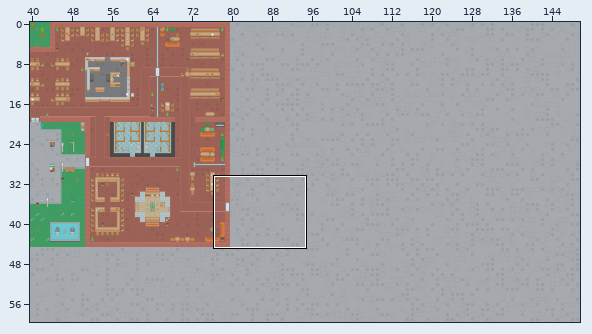
Two states of a Tiled map, app/assets/MapLib.tmx. Above: a wide view before the commit, with the close-up outlined.
Close-up. The starting point:
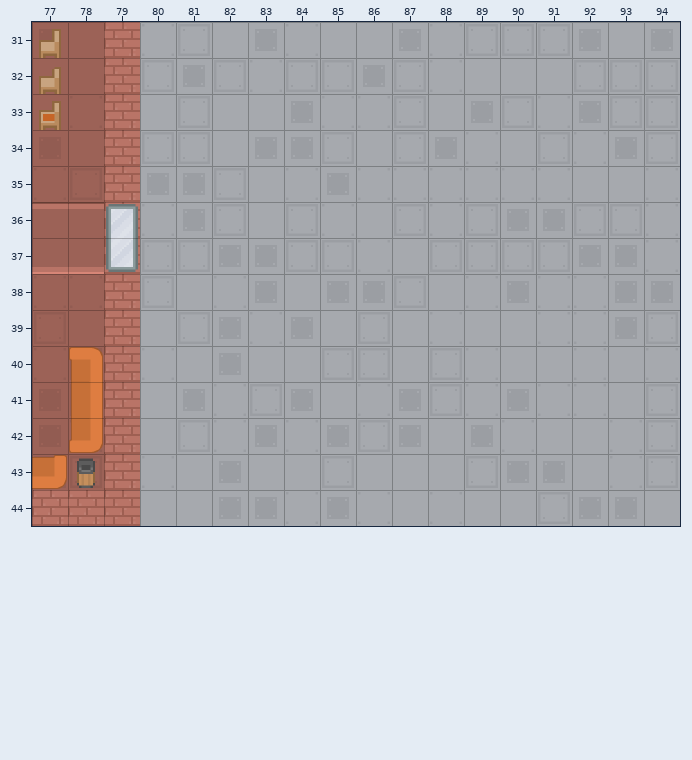
Cells are 64x64 px. Shown: x 77..94, y 31..44. The commit also changed other parts of the map, which this record leaves out.
Now the later version:
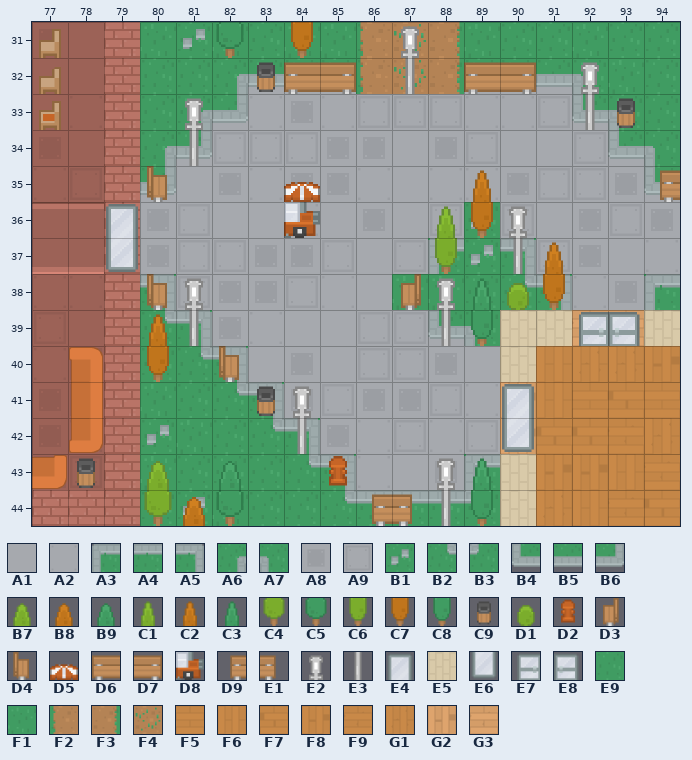
Key: from "City": A1 22, A2 23, A3 32, A4 33, A5 34, A6 35, A7 36, A8 59, A9 60, B1 70, B2 72, B3 73, B4 106, B5 107, B6 108, B7 401, B8 402, B9 403, C1 404, C2 405, C3 406, C4 438, C5 440, C6 441, C7 442, C8 443, C9 497, D1 512, D2 533, D3 535, D4 536, D5 553, D6 572, D7 573, D8 590, D9 609, E1 610, E2 633, E3 634, E4 696, E5 744, E6 770, E7 878, E8 879, E9 888, F1 889, F2 972, F3 974, F4 1008; from "Shooter": F5 41, F6 42, F7 43, F8 44, F9 45, G1 46, G2 98, G3 99.
__ is an empty cell, ## one hidden under a higher layer.
Changes in this commit:
Layer "Ground":
y 31: x 80..94 A2 A9 A1 A8 A2 A1 A1 A8 A2 A9 A9 A9 A8 A1 A8 -> F1 B1 F1 E9 F1 F1 ## F4 ## F1 E9 E9 F1 E9 E9
y 32: x 80..94 A9 A8 A9 A2 A9 A9 A8 A9 A2 A1 A1 A1 A9 A9 A9 -> E9 E9 ## ## ## ## ## F4 ## ## ## ## ## F1 E9
y 33: x 80..82 A1 A9 A1 -> E9 ## ##; x 92..94 A8 A9 A9 -> ## ## E9
y 34: x 80..81 A9 A9 -> ## ##; x 93..94 A8 A9 -> ## ##
y 35: x 80 A8 -> ##; x 84 A2 -> A8; x 94 A2 -> ##
y 36: x 84 A9 -> A2; x 88..90 A2 A9 A8 -> A9 ## A9
y 37: x 88..90 A9 A9 A9 -> E9 B1 E9
y 38: x 80..81 A9 A1 -> B1 A9; x 87..91 A9 A1 A2 A8 A2 -> F1 F1 E9 ## E9; x 94 A8 -> E9
y 39: x 80..81 A1 A9 -> ## E9; x 88..94 A2 A1 A1 A2 A2 A8 A9 -> ## ## E5 E5 G3 G3 E5
y 40: x 80..82 A2 A1 A8 -> E9 ## F1; x 90..94 A1 A1 A2 A1 A2 -> E5 F6 G1 G1 F8
y 41: x 80..83 A1 A8 A2 A9 -> F1 E9 ## E9; x 90..94 A8 A2 A2 A1 A9 -> G2 F6 F5 F7 F5
y 42: x 80..84 A1 A9 A2 A8 A2 -> B1 F1 E9 ## E9; x 90..94 A2 A1 A1 A2 A9 -> G2 F7 F7 F9 G1
y 43: x 80..85 A2 A1 A8 A1 A1 A9 -> F1 E9 E9 E9 ## E9; x 88..94 A1 A9 A8 A8 A1 A2 A9 -> A8 E9 E5 F8 F8 F6 F9
y 44: x 80..94 A1 A1 A8 A8 A2 A8 A2 A1 A2 A1 A1 A9 A8 A8 A1 -> E9 B1 F1 E9 E9 ## ## ## ## ## E5 G1 F6 F9 F7
Layer "Roadmarker":
y 32: x 82..85 __ __ __ __ -> A6 A1 A1 A1; x 89..92 __ __ __ __ -> A1 A1 A1 A7
y 33: x 81..82 __ __ -> A6 A1; x 92..93 __ __ -> A1 A7
y 34: x 80..81 __ __ -> A6 A1; x 93..94 __ __ -> A1 A7
y 35: x 80 __ -> A1; x 94 __ -> A1
y 36: x 89 __ -> B1
y 37: x 88 __ -> A3; x 90 __ -> A5
y 38: x 80 __ -> A5; x 90..91 __ __ -> B2 A5; x 94 __ -> A3
y 39: x 80..81 __ __ -> B2 A5; x 88..89 __ __ -> A1 A7
y 40: x 81..82 __ __ -> B2 A5
y 41: x 82..83 __ __ -> B2 A5
y 42: x 83..84 __ __ -> B2 A5
y 43: x 84..85 __ __ -> B2 A5; x 89 __ -> A3
y 44: x 85..89 __ __ __ __ __ -> B2 A4 A4 A4 B3
Layer "Environment":
y 31: x 82 __ -> C5; x 84 __ -> C7; x 86..88 __ __ __ -> F2 E2 F3
y 32: x 83..86 __ __ __ __ -> B5 B5 B5 F2; x 88..92 __ __ __ __ __ -> F3 B5 B5 B5 E2
y 33: x 81..82 __ __ -> E2 B6; x 92..93 __ __ -> B4 C9
y 34: x 81 __ -> B6; x 93 __ -> B4
y 35: x 80 __ -> B6; x 84 __ -> D5; x 89 __ -> C2; x 94 __ -> B4
y 36: x 84 __ -> D8; x 88..90 __ __ __ -> C1 C7 E2
y 37: x 88 __ -> C6; x 90..91 __ __ -> E3 C2
y 38: x 80..81 __ __ -> A5 E2; x 87..91 __ __ __ __ __ -> D3 E2 C3 D1 C7
y 39: x 80..81 __ __ -> C2 E3; x 88..89 __ __ -> B4 C8
y 40: x 80 __ -> C7; x 82 __ -> D4
y 41: x 83..84 __ __ -> C9 E2
y 42: x 84 __ -> E3
y 43: x 80 __ -> B7; x 82 __ -> B9; x 85 __ -> D2; x 88..89 __ __ -> E2 C3
y 44: x 80..82 __ __ __ -> C4 B8 C5; x 86..89 __ __ __ __ -> D9 E1 E3 C8
Layer "Tables":
y 32: x 83..85 __ __ __ -> C9 D6 D7; x 87 __ -> E3; x 89..90 __ __ -> D6 D7
y 33: x 92 __ -> E3
y 34: x 81 __ -> E3
y 35: x 80 __ -> D4; x 94 __ -> D9
y 38: x 80 __ -> D4
y 39: x 88 __ -> E3; x 92..93 __ __ -> E7 E8
y 41: x 90 __ -> E4
y 42: x 90 __ -> E6
